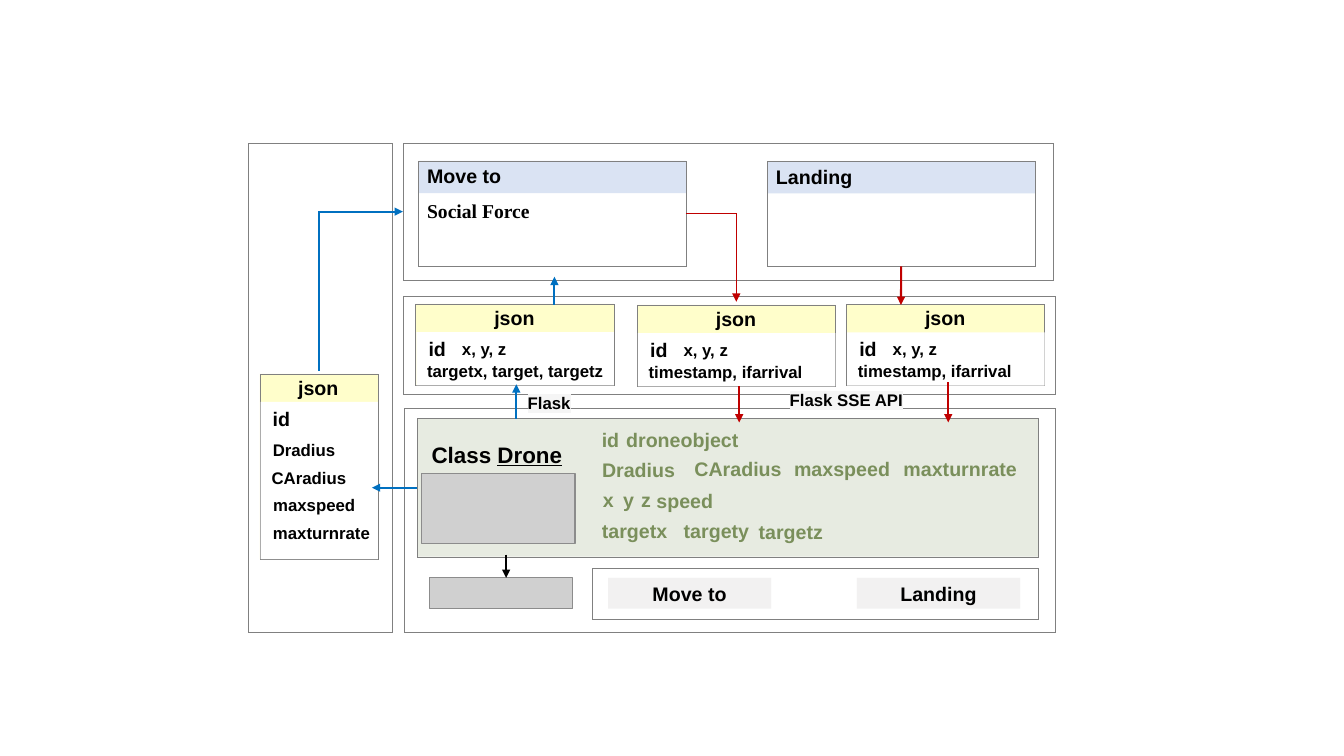
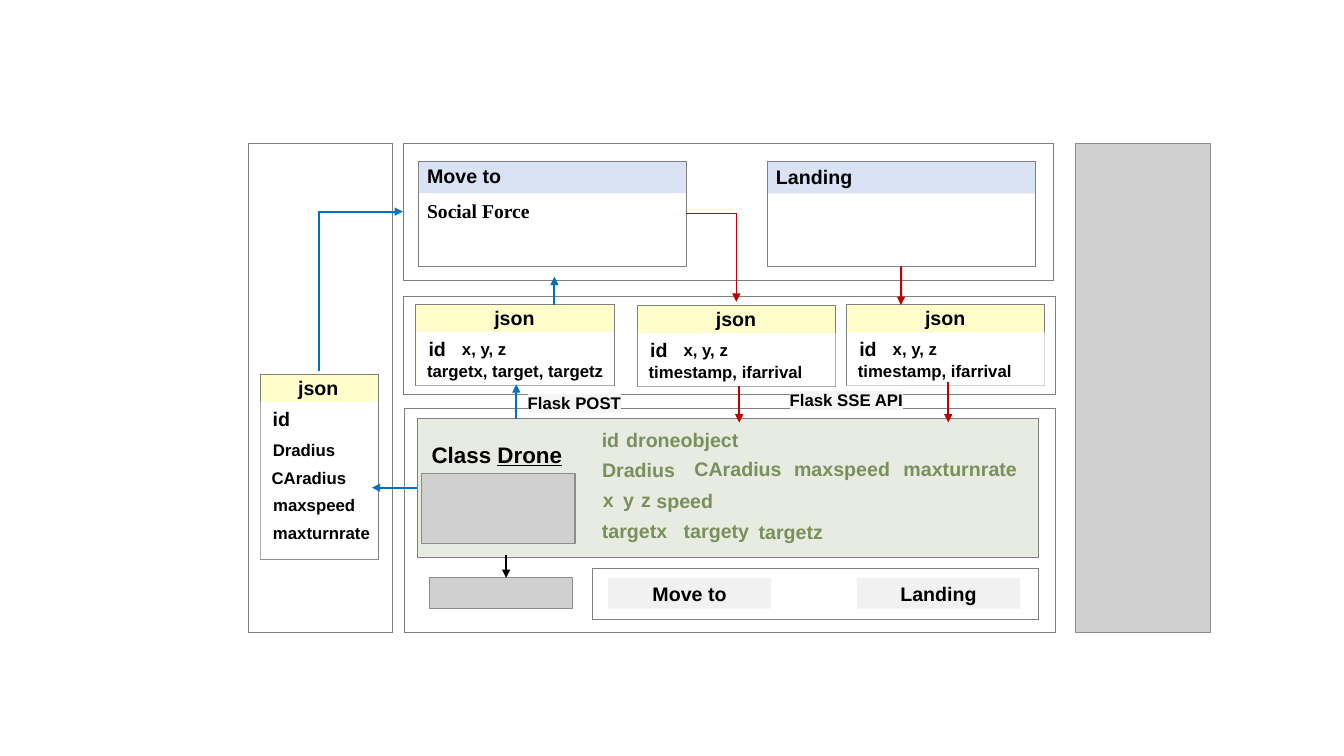
Before and after one commit to ATFfang/UAV-cooperative-control, a slide deck: slide 1 of 技术路线.pptx. Drawn at 1344x756 pixels with LibreOffice and Linux fonts; fonts in the diff are those of the drawing; grey boxes stand for pictures. Boxes give left, top, right and bottom in pixels: in the first picture for what was removed or moved away, otherwise in the second. Text is boxed around its words. In the diff, an @@ line names an element or a change of style, - is before the commit and + after.

```diff
--- a/技术路线.pptx
+++ b/技术路线.pptx
@@ picture added at (1076, 143, 1211, 632) @@
@@ text at (528, 397, 621, 409): text changed @@
-Flask
+Flask POST
```
Also in this commit, not shown: 1 slide added, 2 other files.
